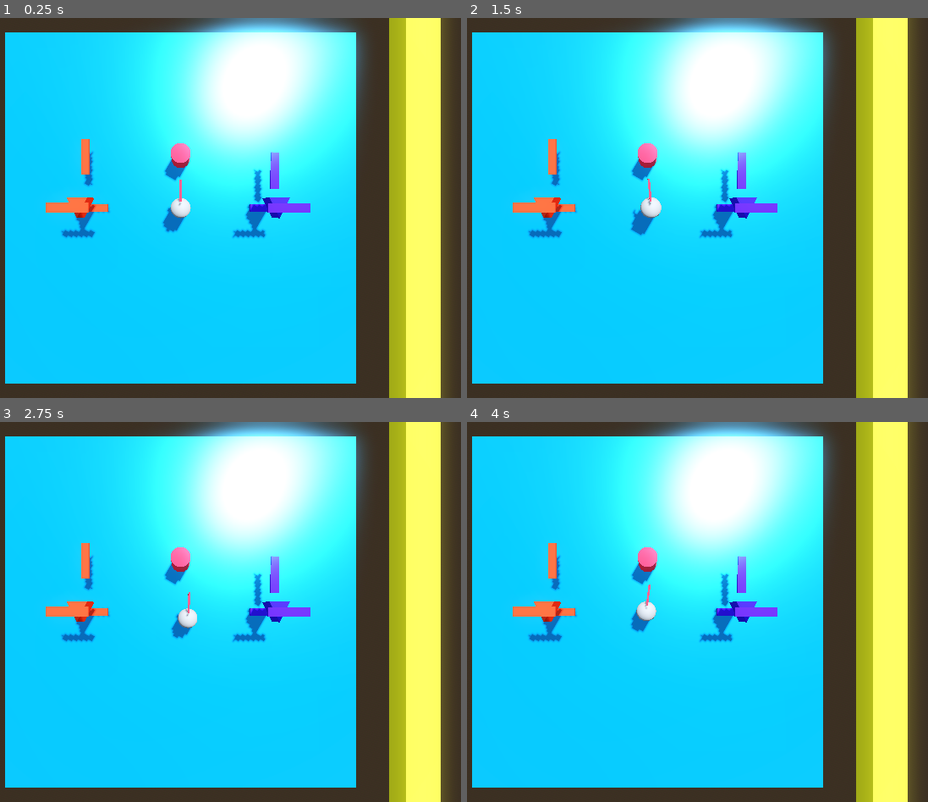
Above: before the commit, frames 1-4 (two rows, left to right).
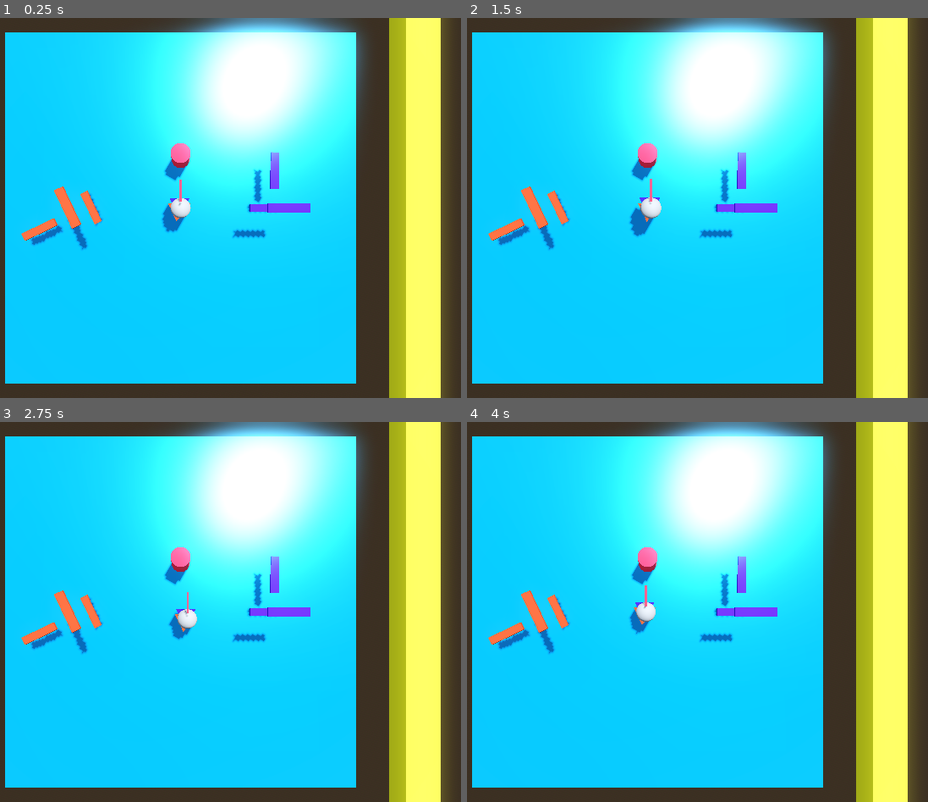
Above: after the commit, the same moments.

Repository: Charlie-Quin/Portals-
Game: Godot game, scene res://world.tscn
Two runs of this game, one before a commit and one after it. Both use one fixed random seed, a clock stepped at 60 frames per second and the inputs below.
Inputs (mouse positions are in pixels of both pictures, inside the frame that each line leads up to):
- Up to frame 1 (0.25 s): no input
- Up to frame 2 (1.5 s): tap Enter at 0.5 s; move the mouse to (683, 208) at 0.52 s; tap A (a) at 0.6 s; tap Space (jump) at 0.77, 1.25 s; tap D (d) at 0.8, 1.35 s; move the mouse to (614, 208) at 1.27 s
- Up to frame 3 (2.75 s): tap Space (jump) at 1.52 s; tap S (s) at 1.55, 2.1 s; move the mouse to (198, 604) at 2.02 s; tap W (w) at 2.3 s
- Up to frame 4 (4 s): move the mouse to (637, 619) at 2.77 s; tap W (w) at 2.85 s; tap Space (jump) at 3.02, 3.77 s; tap A (a) at 3.05, 3.6 s; move the mouse to (697, 615) at 3.52 s; tap D (d) at 3.8 s

The runs differ from the first frame. In frame 1, 1.9% of the frame differs, in the area x 4-63%, y 31-62%; in frame 2, 1.9%; in frame 3, 1.9%; in frame 4, 2.0%.

Commit message:
broke it

Diff:
--- a/player.gd
+++ b/player.gd
@@ -2,6 +2,7 @@
 
 @onready var head : Node3D = $head/neck
 @onready var neck = $head
+@onready var camera = $head/neck/Camera3D
 
 const SPEED = 5.0
 const ACCEL = 6.0
@@ -39,6 +40,9 @@
 const SENSITIVITY = 0.0015
 
 func _input(event):
+	if !camera.current:
+		return
+
 	pass
 	if event is InputEventMouseMotion:
 		rotation.y += (-event.relative.x * SENSITIVITY)
--- a/portal.gd
+++ b/portal.gd
@@ -2,8 +2,8 @@
 
 @export var targetPortal : Node3D
 
-@onready var stuff : Node3D = $SubViewport/stuff
-@onready var camera : Camera3D = $SubViewport/stuff/Camera3D
+
+@onready var camera : Camera3D = $SubViewport/Camera3D
 
 var player : CharacterBody3D
 
@@ -25,22 +25,24 @@
 
 	#this bit works if there are no rotations
 	if false:
-		var cameraOffset = -(stuff.global_position - player.global_position)
-		camera.global_position =  cameraOffset + targetPortal.stuff.global_position
+		var cameraOffset = -(global_position - player.global_position)
+		camera.global_position =  cameraOffset + targetPortal.global_position
 
 
-	var globalOffset = -(stuff.global_transform.origin - player.global_transform.origin)
+	var globalOffset = -(global_transform.origin - player.global_transform.origin)
 	var myBasis = global_transform.basis
 	var localOffset = Vector3(globalOffset.dot(myBasis.x),globalOffset.dot(myBasis.y),globalOffset.dot(myBasis.z))
 
-	var targetBasis = global_transform.basis
+	var targetBasis = targetPortal.global_transform.basis
 	var newPosition = (
-		targetPortal.stuff.global_transform.origin +
+		targetPortal.global_transform.origin +
 		targetBasis.z * localOffset.z +
 		targetBasis.x * localOffset.x +
 		targetBasis.y * localOffset.y
 		)
 
+	camera.position = newPosition
+
 	print(camera.position)
 
 	pass
--- a/world.tscn
+++ b/world.tscn
@@ -133,35 +133,35 @@
 script = ExtResource("3_g7d16")
 targetPortal = NodePath("../portal2")
 
-[node name="SubViewport" type="Node3D" parent="portal1"]
-
-[node name="stuff" type="Node3D" parent="portal1/SubViewport"]
-transform = Transform3D(1, 0, 0, 0, 1, 0, 0, 0, 1, -4.9722, 9.53674e-07, -0.0199184)
-
-[node name="Cameras" type="Node3D" parent="portal1/SubViewport/stuff"]
-
-[node name="Sprite3D" type="Sprite3D" parent="portal1/SubViewport/stuff/Cameras"]
+[node name="Cameras" type="Node3D" parent="portal1"]
+transform = Transform3D(-0.430543, 0, 0.90257, 0, 1, 0, -0.90257, 0, -0.430543, -4.9722, 9.53674e-07, -0.0199184)
+
+[node name="Sprite3D" type="Sprite3D" parent="portal1/Cameras"]
 transform = Transform3D(0.25, 0, 0, 0, 0.25, 0, 0, 0, 1, -0.0668812, 0.0248566, 0.0646772)
 visible = false
 texture = SubResource("ViewportTexture_weusi")
 
-[node name="Camera3D" type="Camera3D" parent="portal1/SubViewport/stuff"]
-
-[node name="MeshInstance3D" type="MeshInstance3D" parent="portal1/SubViewport/stuff/Camera3D"]
+[node name="SubViewport" type="SubViewport" parent="portal1"]
+
+[node name="Camera3D" type="Camera3D" parent="portal1/SubViewport"]
+transform = Transform3D(-0.430543, 0, 0.90257, 0, 1, 0, -0.90257, 0, -0.430543, -4.9722, 9.53674e-07, -0.0199184)
+
+[node name="MeshInstance3D" type="MeshInstance3D" parent="portal1/SubViewport/Camera3D"]
 transform = Transform3D(1, 0, -4.37114e-08, -4.37114e-08, 1.91069e-15, -1, 0, 1, 1.91069e-15, 0, 0, 0)
 mesh = SubResource("PrismMesh_4ff8p")
 
-[node name="frame" type="Node3D" parent="portal1/SubViewport/stuff"]
-
-[node name="MeshInstance3D" type="MeshInstance3D" parent="portal1/SubViewport/stuff/frame"]
+[node name="frame" type="Node3D" parent="portal1"]
+transform = Transform3D(-0.430543, 0, 0.90257, 0, 1, 0, -0.90257, 0, -0.430543, -4.9722, 9.53674e-07, -0.0199184)
+
+[node name="MeshInstance3D" type="MeshInstance3D" parent="portal1/frame"]
 transform = Transform3D(1.85228, 0, 0, 0, 0.102374, 0, 0, 0, 0.416464, 0, 1.45174, 0)
 mesh = SubResource("BoxMesh_popph")
 
-[node name="MeshInstance3D3" type="MeshInstance3D" parent="portal1/SubViewport/stuff/frame"]
+[node name="MeshInstance3D3" type="MeshInstance3D" parent="portal1/frame"]
 transform = Transform3D(0.0117027, 0, -0.416456, 0, 0.102374, 0, 1.85224, 0, 0.00263122, 0, -0.58673, -2.6565)
 mesh = SubResource("BoxMesh_popph")
 
-[node name="MeshInstance3D2" type="MeshInstance3D" parent="portal1/SubViewport/stuff/frame"]
+[node name="MeshInstance3D2" type="MeshInstance3D" parent="portal1/frame"]
 transform = Transform3D(1.85228, 0, 0, 0, 0.102374, 0, 0, 0, 0.416464, 0, -1.402, 0)
 mesh = SubResource("BoxMesh_popph")
 
@@ -170,35 +170,35 @@
 script = ExtResource("3_g7d16")
 targetPortal = NodePath("../portal1")
 
-[node name="SubViewport" type="Node3D" parent="portal2"]
-
-[node name="stuff" type="Node3D" parent="portal2/SubViewport"]
+[node name="Cameras" type="Node3D" parent="portal2"]
 transform = Transform3D(1, 0, 0, 0, 1, 0, 0, 0, 1, 4.72837, 0, 0)
 
-[node name="Cameras" type="Node3D" parent="portal2/SubViewport/stuff"]
-
-[node name="Sprite3D" type="Sprite3D" parent="portal2/SubViewport/stuff/Cameras"]
+[node name="Sprite3D" type="Sprite3D" parent="portal2/Cameras"]
 transform = Transform3D(0.25, 0, 0, 0, 0.25, 0, 0, 0, 1, -0.0668812, 0.0248566, 0.0646772)
 visible = false
 texture = SubResource("ViewportTexture_muivo")
 
-[node name="Camera3D" type="Camera3D" parent="portal2/SubViewport/stuff"]
-
-[node name="MeshInstance3D" type="MeshInstance3D" parent="portal2/SubViewport/stuff/Camera3D"]
+[node name="SubViewport" type="SubViewport" parent="portal2"]
+
+[node name="Camera3D" type="Camera3D" parent="portal2/SubViewport"]
+transform = Transform3D(1, 0, 0, 0, 1, 0, 0, 0, 1, 4.76854, 1.90735e-06, -0.00457668)
+
+[node name="MeshInstance3D" type="MeshInstance3D" parent="portal2/SubViewport/Camera3D"]
 transform = Transform3D(1, 0, -4.37114e-08, -4.37114e-08, 1.91069e-15, -1, 0, 1, 1.91069e-15, -0.0198278, 0, -0.000779152)
 mesh = SubResource("PrismMesh_a0xiu")
 
-[node name="frame" type="Node3D" parent="portal2/SubViewport/stuff"]
-
-[node name="MeshInstance3D" type="MeshInstance3D" parent="portal2/SubViewport/stuff/frame"]
+[node name="frame" type="Node3D" parent="portal2"]
+transform = Transform3D(1, 0, 0, 0, 1, 0, 0, 0, 1, 4.72837, 0, 0)
+
+[node name="MeshInstance3D" type="MeshInstance3D" parent="portal2/frame"]
 transform = Transform3D(1.85228, 0, 0, 0, 0.102374, 0, 0, 0, 0.416464, 0, 1.45174, 0)
 mesh = SubResource("BoxMesh_ijxrr")
 
-[node name="MeshInstance3D3" type="MeshInstance3D" parent="portal2/SubViewport/stuff/frame"]
+[node name="MeshInstance3D3" type="MeshInstance3D" parent="portal2/frame"]
 transform = Transform3D(-0.0230173, 0, -0.416432, 0, 0.102374, 0, 1.85214, 0, -0.00517517, 0, -0.187166, -1.88414)
 mesh = SubResource("BoxMesh_ijxrr")
 
-[node name="MeshInstance3D2" type="MeshInstance3D" parent="portal2/SubViewport/stuff/frame"]
+[node name="MeshInstance3D2" type="MeshInstance3D" parent="portal2/frame"]
 transform = Transform3D(1.85228, 0, 0, 0, 0.102374, 0, 0, 0, 0.416464, 0, -1.402, 0)
 mesh = SubResource("BoxMesh_ijxrr")
 
